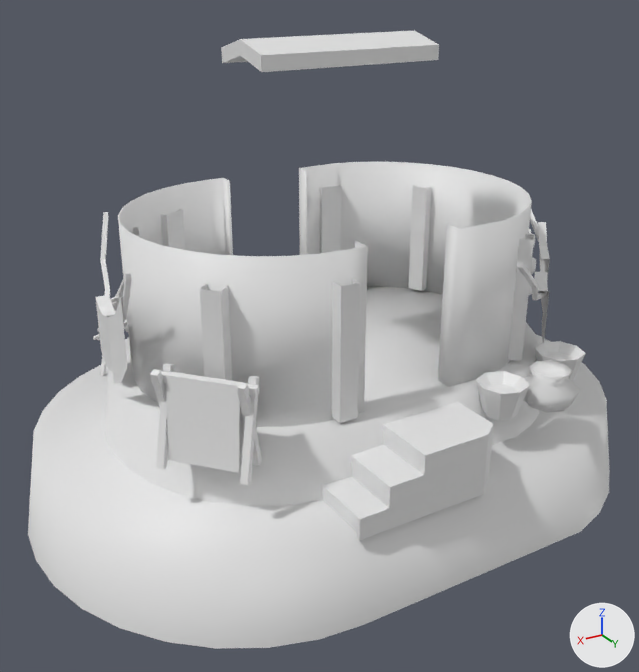
Renders of the COLLADA model art/meshes/structural/mayas/house_04.dae from each side of a commit.
Before and after are seen from a camera (50 mm lens) standing at (12.5, 20.6, 10.6) and looking at (0.5, 0.7, 0.6). Every picture has the same lights, and +X, +Y and +Z are marked at lower right. The older version comes first. Where no turn or scale is listed for an object, it has been applied to the vertices.

The first picture shows 'house_04'.
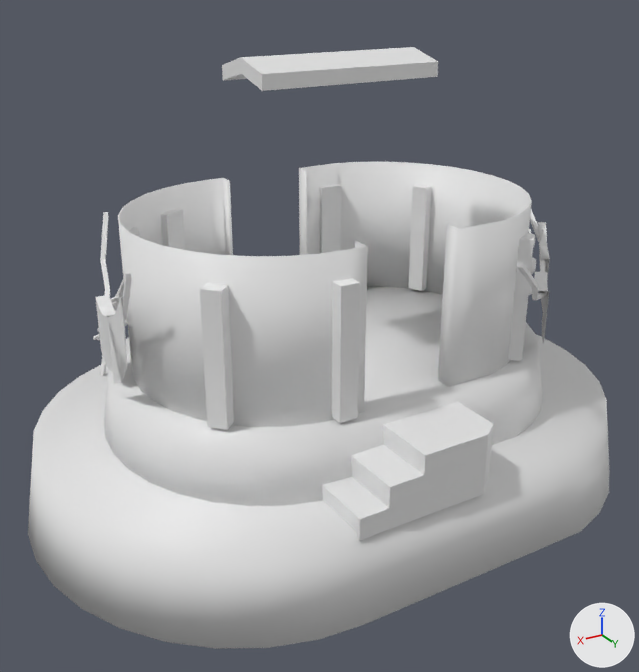
The newer file is also turned or shifted as a whole; pictures and numbers use the older file's frame.

What changed in the scene script:
```text
Change me_cubo_776:
    used by ob_house_04; location = (0.0, 0.0, 0.0)
    remove me_cubo_776.from_pydata(...)  # 1872 vertices, 3324 faces; spans x -9.3..9.0, y -6.3..6.7, z -4.2..8.7
    add me_cubo_776.from_pydata(...)  # 1690 vertices, 3071 faces; spans x -9.3..9.0, y -6.3..6.7, z -4.2..8.3
    me_cubo_776 part 1: 10 loose pieces with 182 vertices, spanning x -5.7..6.5, y -5.9..6.2, z -0.6..1.9, are deleted
    me_cubo_776 part 2
    6 vertices are removed from x -2.7..2.5, y -0.8..1.4, z 8.4..8.7
    16 faces are deleted
    6 new vertices lie (0.0, 0.0, -0.4) away from vertices in x -2.7..2.5, y -0.8..1.4, z 8.0..8.3
    20 new faces join them
    me_cubo_776 part 3
    4 faces are deleted
    45 new faces join them
```

Location of each change, [x1, y1, x2, y2] in pixels of the pictures (639 x 672 px; the box of a moved part takes in the faces that stretch with it):
'house_04', reshaped: before [28, 30, 610, 649]; after [28, 47, 610, 649]
part 1 of me_cubo_776, deleted: before [124, 320, 586, 485]
part 2 of me_cubo_776, moved or reshaped: before [221, 30, 439, 72]; after [222, 47, 438, 91]
part 3 of me_cubo_776, built on: after [107, 185, 550, 382]
